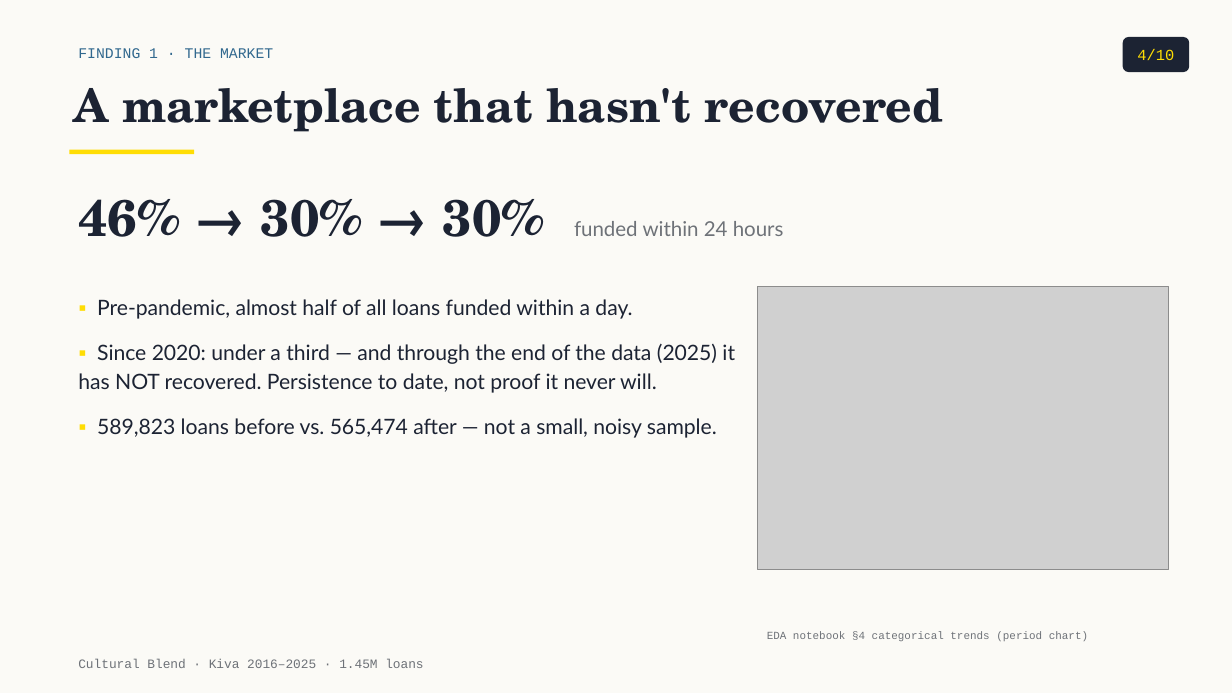
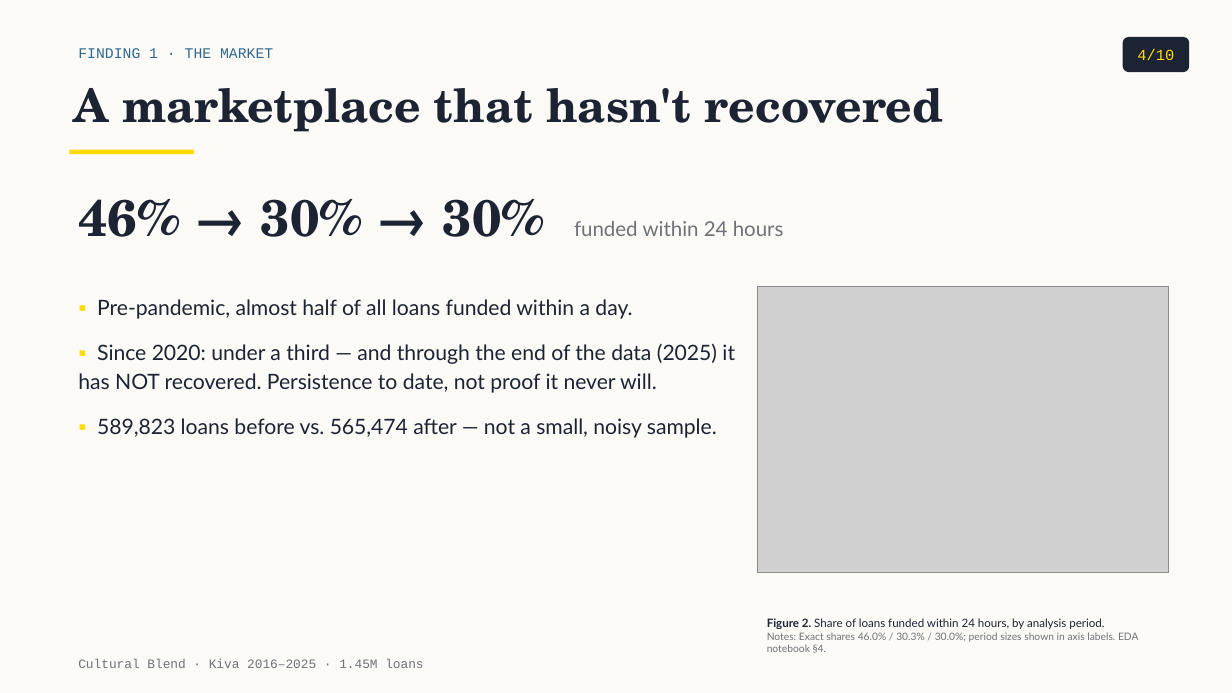
Before and after one commit to tuannm3812/unsw-ma-hackathon-2026, a slide deck: slide 4 of docs/presentation/slides_draft.pptx. Drawn at 1232x693 pixels with LibreOffice and Linux fonts; fonts in the diff are those of the drawing; grey boxes stand for pictures. Boxes give left, top, right and bottom in pixels: in the first picture for what was removed or moved away, otherwise in the second. Text is boxed around its words. In the diff, an @@ line names an element or a change of style, - is before the commit and + after.

```diff
--- a/docs/presentation/slides_draft.pptx
+++ b/docs/presentation/slides_draft.pptx
@@ picture: place and size @@
-picture at [758, 287, 1169, 569]
+picture at [758, 287, 1169, 573]
@@ text at [767, 618, 1139, 653]: text changed; size 8.5 to 8 pt; font Courier New to Lato @@
-EDA notebook §4 categorical trends (period chart)
+Figure 2. Share of loans funded within 24 hours, by analysis period.
+Notes: Exact shares 46.0% / 30.3% / 30.0%; period sizes shown in axis labels. EDA notebook §4.
```
Also in this commit, not shown: 7 other slides changed, 10 other files.
